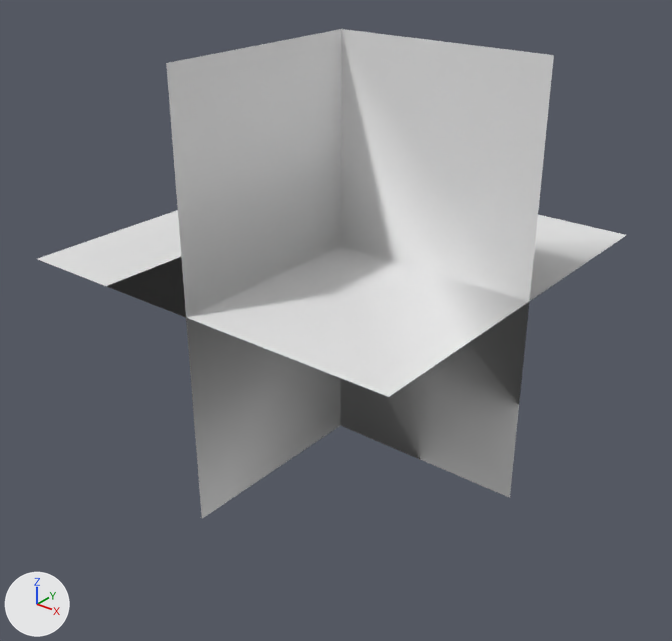
An edit to the OBJ model static/models/1000_0101.obj, drawn before and after from the same camera.
Camera for both pictures: a camera (50 mm lens) standing at (1.288, -1.629, 0.81) and looking at (0.064, -0.1, -0.138). Lighting does not change. The marker at lower left points along +X, +Y and +Z. Materials are left out; every surface is plain grey. Where no turn or scale is listed for an object, it has been applied to the vertices.

The first picture shows '1000_0101_立方体.098'.
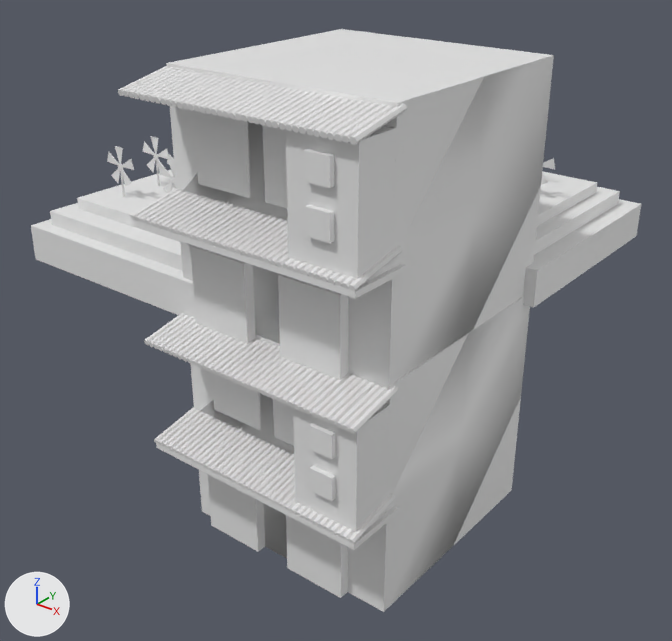
Changed parts and their boxes [x1, y1, x2, y2] in the pictures (672 x 641 px):
'1000_0101_立方体.098', reshaped (19% taller): before [38, 29, 626, 518]; after [31, 29, 641, 612]
part 1 of me_1000_0101_立方体_098, added: after [534, 187, 620, 255]
part 2 of me_1000_0101_立方体_098, added: after [523, 199, 641, 307]
part 3 of me_1000_0101_立方体_098, added: after [537, 171, 597, 226]
part 4 of me_1000_0101_立方体_098, added: after [50, 203, 182, 270]
part 5 of me_1000_0101_立方体_098, built on: before [38, 210, 626, 518]; after [31, 29, 555, 612]

The edits, one by one:
me_1000_0101_立方体_098 is used by ob_1000_0101_立方体_098; location (0.0, 0.0, 0.0).
me_1000_0101_立方体_098 had 16 vertices, 18 faces and spanned x -0.5..0.5, y -0.5..0.5, z -0.5..0.5.
me_1000_0101_立方体_098 now has 3310 vertices, 4286 faces and spans x -0.488..0.526, y -0.61..0.494, z -0.478..0.5.
me_1000_0101_立方体_098 part 1: a new loose piece, a box spanning x 0.026..0.483, y 0.001..0.458, z 0.069..0.119.
me_1000_0101_立方体_098 part 2: a new loose piece, a box spanning x -0.007..0.526, y -0.032..0.494, z 0.005..0.087.
me_1000_0101_立方体_098 part 3: a new loose piece, a box spanning x 0.063..0.444, y 0.051..0.411, z 0.067..0.145.
me_1000_0101_立方体_098 part 4: a new loose piece, a box spanning x -0.455..0.002, y -0.476..-0.019, z 0.069..0.119.
me_1000_0101_立方体_098 part 5: 9 vertices removed from x -0.5..0.5, y -0.5..0.5, z -0.5..0.0; 3079 vertices added at x -0.488..0.512, y -0.61..0.313, z -0.478..0.5.
